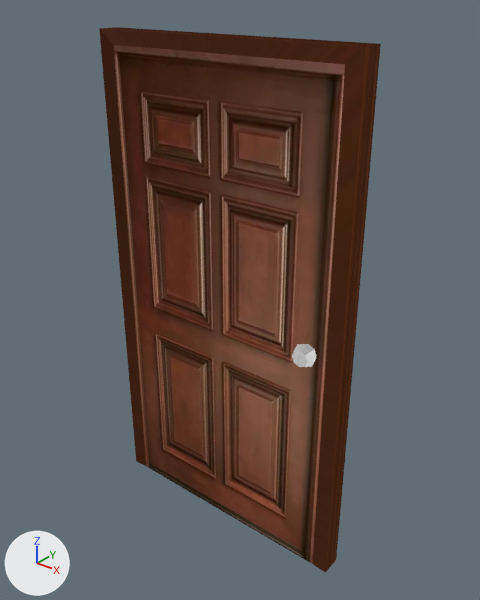
The Blender file Model/Model Texeture_From Hyouko/Door-Close.blend as it was, and as the next commit left it.
The view is the same before and after, from a 50 mm lens placed at (7.7, -9.13, 11.14), pointed at (0.18, 0.26, 5.32). The lights are fixed; the arrows at lower left show +X, +Y and +Z.
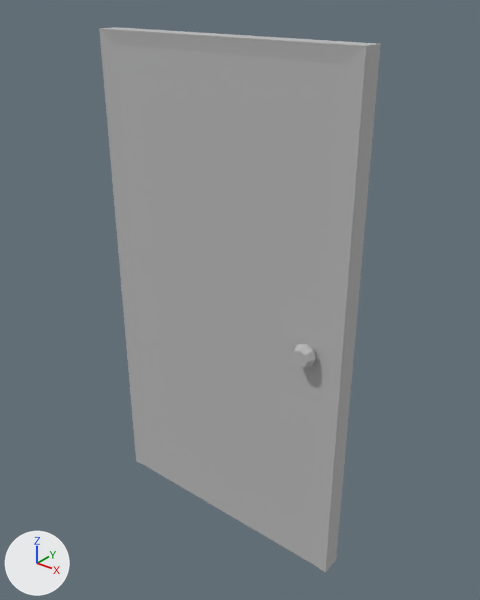
What changed in the scene script:
```text
Change mat_material_022:
    remove mat_material_022.texture = img_door_psd
    mat_material_022: emission_material('Material.022') -> diffuse_material('Material.022')
    add mat_material_022.base_color = (0.5, 0.5, 0.5)  # grey #bcbcbc
Change me_cube_002:
    where me_cube_002.from_pydata(...)  # 56 vertices, 42 faces; spans x -2.5..2.5, y 0.0..10.0, z -0.47..0.47
    used by ob_cube_002; location = (0.0, 0.0, 0.0); rotation_euler = (1.571, 0.0, -6.283), in degrees (90, 0, -360)
    me_cube_002 part 1: texture (UV) coordinates of 42 of 42 faces, centred in x -2.5..2.5, y 0.0..10.0, z -0.47..0.47, changed; they spanned u 0.07..0.95, v 0.05..0.96 and now span u 0.09..0.81, v 0.05..0.96
Change me_cube_003:
    where me_cube_003.from_pydata(...)  # 16 vertices, 14 faces; spans x -2.83..2.83, y 0.0..10.27, z -0.22..0.22
    used by ob_cube_003; location = (0.0, 0.0, 0.0); rotation_euler = (1.571, 0.0, 0.0), in degrees (90, 0, 0)
    me_cube_003 part 2: texture (UV) coordinates of 14 of 14 faces, centred in x -2.83..2.83, y 0.0..10.27, z -0.2..0.2, changed; they spanned u 0.07..0.11, v 0.05..0.95 and now span u 0.84..0.94, v 0.15..0.85
```

Location of each change, (x1, y1, x2, y2) in pixels of the pictures (480 x 600 px):
'Cube.002', surface changed (brown to grey)
    both: (114, 45, 345, 564)
'Cube.003', surface changed (brown to grey)
    both: (99, 27, 381, 573)
